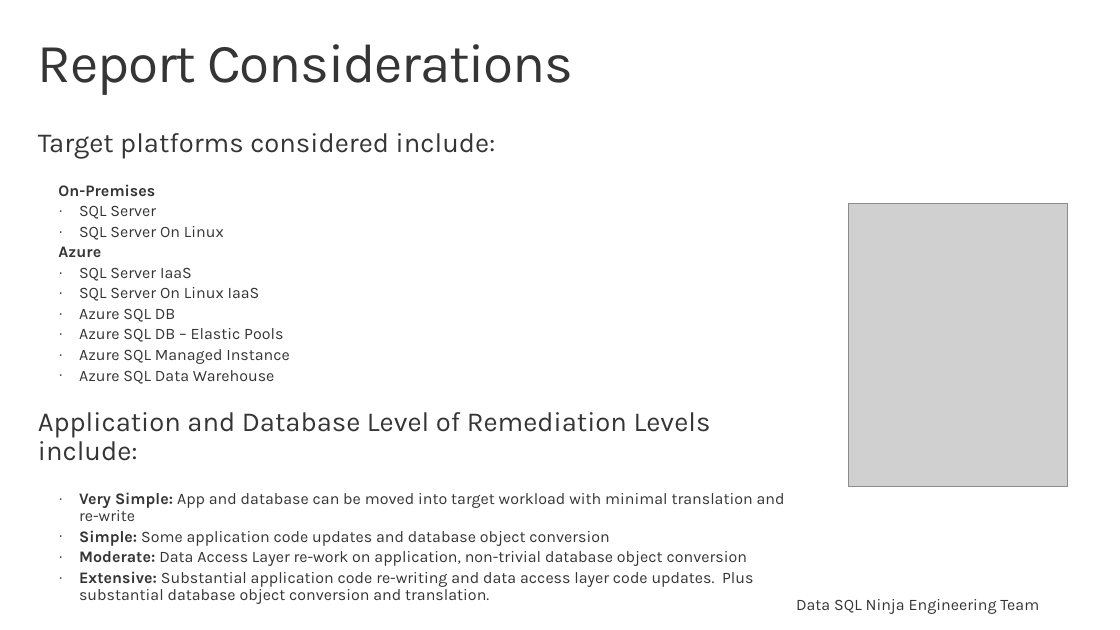
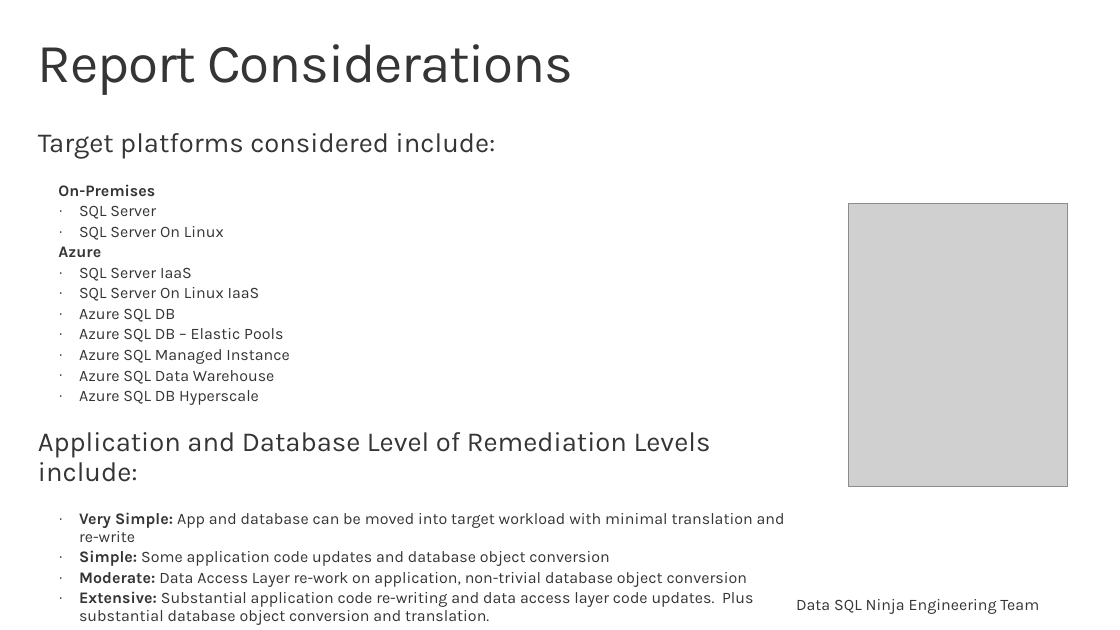
Before and after one commit to microsoft/DataMigrationTeam, a slide deck: slide 3 of IP and Scripts/Data Workload Assessment Model and Tool/Workload Assessment Tools/Data Workload Assessment Model and Tool - Overview and Guidance - v3 - Embedded Tool.pptx. Drawn at 1120x630 pixels with LibreOffice and Linux fonts; fonts in the diff are those of the drawing; grey boxes stand for pictures. Boxes give left, top, right and bottom in pixels: in the first picture for what was removed or moved away, otherwise in the second. Text is boxed around its words. In the diff, an @@ line names an element or a change of style, - is before the commit and + after.

```diff
--- a/IP and Scripts/Data Workload Assessment Model and Tool/Workload Assessment Tools/Data Workload Assessment Model and Tool - Overview and Guidance - v3 - Embedded Tool.pptx
+++ b/IP and Scripts/Data Workload Assessment Model and Tool/Workload Assessment Tools/Data Workload Assessment Model and Tool - Overview and Guidance - v3 - Embedded Tool.pptx
@@ text at (79,390,259,405): paragraph added @@
+  · Azure SQL DB Hyperscale
```
Also in this commit, not shown: 1 other slide changed, 1 other file.
